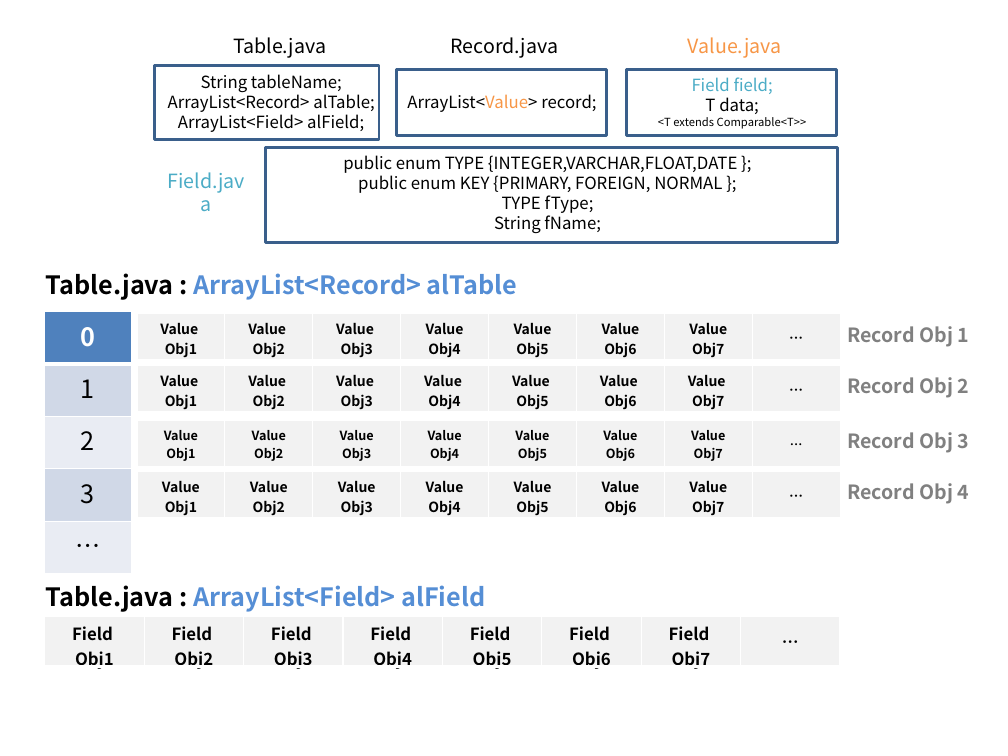
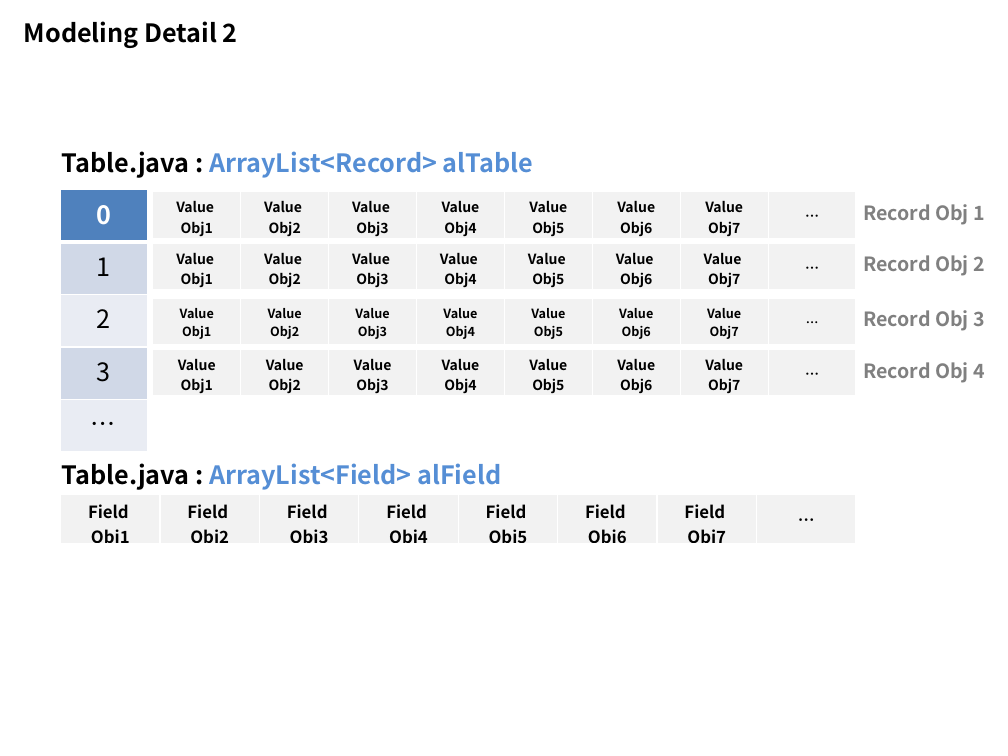
Before and after one commit to AlanCILee/DataStructureProject, a slide deck: slide 4 of doc/Design.pptx (slide 3 before the commit). Drawn at 1008x756 pixels with LibreOffice and Linux fonts; fonts in the diff are those of the drawing. Boxes give left, top, right and bottom in pixels: in the first picture for what was removed or moved away, otherwise in the second. Text is boxed around its words. In the diff, an @@ line names an element or a change of style, - is before the commit and + after.

```diff
--- a/doc/Design.pptx
+++ b/doc/Design.pptx
@@ text added at (x1=24, y1=21, x2=238, y2=48), 18 pt, text #000000, bold @@
+Modeling Detail 2
@@ text removed at (x1=233, y1=37, x2=326, y2=58) @@
-Table.java
@@ text removed at (x1=451, y1=37, x2=558, y2=58) @@
-Record.java
@@ text removed at (x1=688, y1=37, x2=782, y2=58) @@
-Value.java
@@ rectangle removed at (x1=155, y1=66, x2=379, y2=140) @@
@@ text removed at (x1=168, y1=74, x2=374, y2=132) @@
-String tableName;
-ArrayList<Record> alTable;
-ArrayList<Field> alField;
@@ rectangle removed at (x1=396, y1=70, x2=607, y2=135) @@
@@ rectangle removed at (x1=627, y1=70, x2=838, y2=135) @@
@@ text removed at (x1=658, y1=77, x2=807, y2=129) @@
-Field field;
-T data;
-<T extends Comparable<T>>
@@ text removed at (x1=407, y1=94, x2=596, y2=112) @@
-ArrayList<Value> record;
@@ rectangle removed at (x1=266, y1=147, x2=838, y2=242) @@
@@ text removed at (x1=168, y1=172, x2=246, y2=193) @@
-Field.java
@@ text removed at (x1=343, y1=155, x2=737, y2=234) @@
-public enum TYPE {INTEGER,VARCHAR,FLOAT,DATE };
-public enum KEY {PRIMARY, FOREIGN, NORMAL };
-TYPE fType;
-String fName;
@@ table at (x1=153, y1=192, x2=855, y2=241) @@
@@ size 9 to 10 pt @@
@@ table moved from (x1=137, y1=420, x2=839, y2=468) to (x1=153, y1=192, x2=855, y2=241) @@
@@ table moved from (x1=137, y1=472, x2=839, y2=520) to (x1=153, y1=243, x2=855, y2=292) @@
@@ table at (x1=153, y1=298, x2=855, y2=346) @@
@@ size 10 to 9 pt @@
@@ table moved from (x1=137, y1=313, x2=839, y2=362) to (x1=153, y1=298, x2=855, y2=346) @@
@@ table moved from (x1=137, y1=365, x2=839, y2=414) to (x1=153, y1=350, x2=855, y2=398) @@
@@ 6 texts, 1 table moved together from (x1=44, y1=273, x2=970, y2=612) to (x1=59, y1=151, x2=985, y2=490) @@
@@ table resized from (x1=44, y1=616, x2=843, y2=673) to (x1=60, y1=494, x2=859, y2=547) @@
```
Also in this commit, not shown: 1 other slide changed, 1 slide added.
